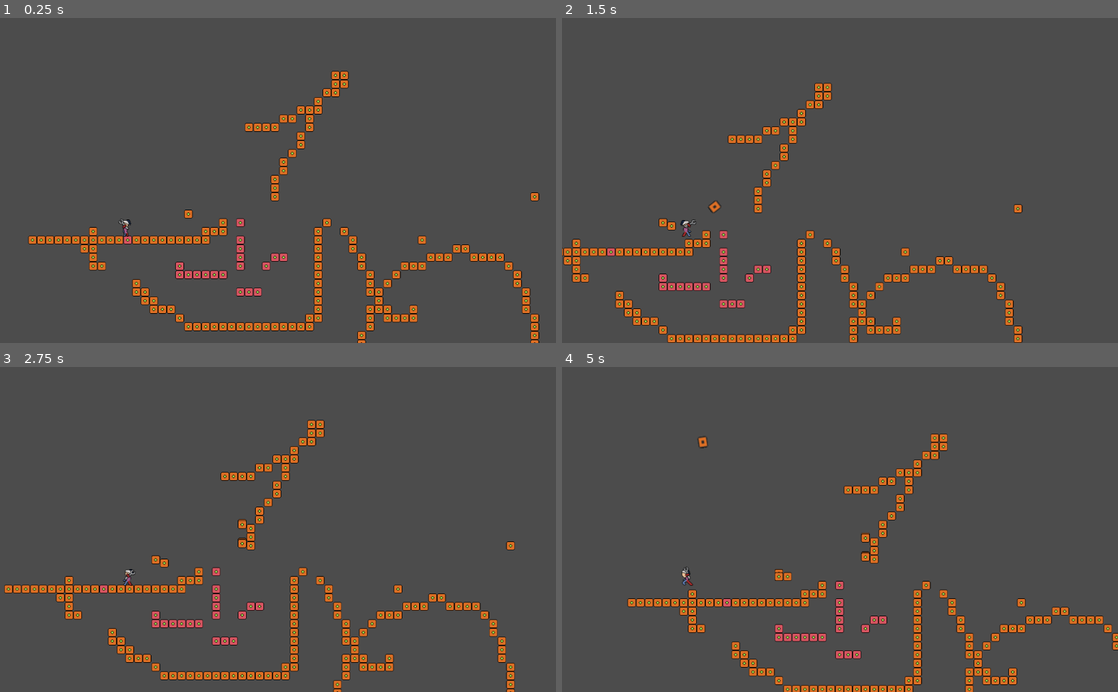
Above: before the commit, frames 1-4 (two rows, left to right).
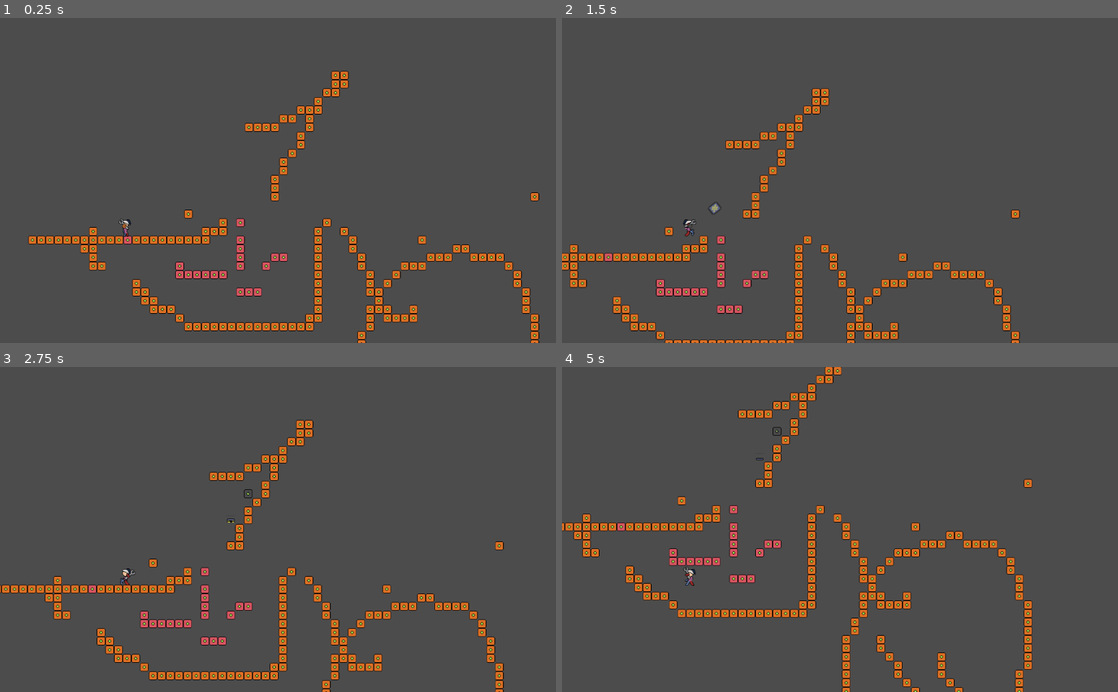
Above: after the commit, the same moments.

Repository: Hoyoll/unnamed-game
Game: Godot game, scene res://assets/scene/Main.tscn
Same seed, same stepped clock (60 frames per second), same inputs: the game is played once before the commit and once after it. The project has no main scene, so this scene is started directly.
Inputs (mouse positions are in pixels of both pictures, inside the frame that each line leads up to):
- Up to frame 1 (0.25 s): no input
- Up to frame 2 (1.5 s): tap Enter at 0.5 s; move the mouse to (962, 164) at 0.52 s; hold Up (ui_up) 0.53-1.28 s; hold Right (ui_right) from 0.53 s (still down); click (962, 164) at 0.67 s; move the mouse to (728, 196) at 1.27 s; tap Up (ui_up) at 1.35 s; click (728, 196) at 1.42 s
- Up to frame 3 (2.75 s): tap Up (ui_up) at 1.52, 1.82 s; move the mouse to (333, 458) at 2.02 s; release Right (ui_right) at 2.03 s; hold Left (ui_left) from 2.03 s (still down); hold Up (ui_up) from 2.03 s (still down); click (333, 458) at 2.17 s
- Up to frame 4 (5 s): move the mouse to (812, 594) at 2.77 s; release Left (ui_left) at 2.78 s; release Up (ui_up) at 2.78 s; hold Right (ui_right) 2.78-4.28 s; tap Up (ui_up) at 2.85, 3.02, 3.32, 4.35, 4.52, 4.82 s; click (812, 594) at 2.92 s; move the mouse to (1006, 578) at 3.52 s; hold Up (ui_up) 3.53-4.28 s; click (1006, 578) at 3.67 s; move the mouse to (673, 480) at 4.27 s; hold Left (ui_left) from 4.28 s (still down); click (673, 480) at 4.42 s

The runs differ from the first frame. In frame 1, less than 0.1% of the frame differs, in the area x 22-23%, y 63-65%; in frame 2, 8.1%; in frame 3, 9.4%; in frame 4, 13%, in the area x 0-100%, y 0-100%.

Commit message:
inventory done!

Diff:
--- a/assets/scene/Brick/Brick.tscn
+++ b/assets/scene/Brick/Brick.tscn
@@ -1,8 +1,9 @@
-[gd_scene load_steps=7 format=2]
+[gd_scene load_steps=25 format=2]
 
 [ext_resource path="res://assets/script/Tile/Brick.gd" type="Script" id=1]
 [ext_resource path="res://assets/sprite/Proto/MC sketch3.png" type="Texture" id=2]
 [ext_resource path="res://assets/script/Tile/Coll.gd" type="Script" id=3]
+[ext_resource path="res://assets/sprite/Proto/Block/blocks proto1.png" type="Texture" id=4]
 
 [sub_resource type="RectangleShape2D" id=3]
 
@@ -11,11 +12,111 @@
 atlas = ExtResource( 2 )
 region = Rect2( 64, 32, 16, 16 )
 
+[sub_resource type="AtlasTexture" id=4]
+flags = 4
+atlas = ExtResource( 4 )
+region = Rect2( 16, 48, 16, 16 )
+
+[sub_resource type="AtlasTexture" id=9]
+flags = 4
+atlas = ExtResource( 4 )
+region = Rect2( 32, 48, 16, 16 )
+
+[sub_resource type="AtlasTexture" id=10]
+flags = 4
+atlas = ExtResource( 4 )
+region = Rect2( 48, 48, 16, 16 )
+
+[sub_resource type="AtlasTexture" id=15]
+flags = 4
+atlas = ExtResource( 4 )
+region = Rect2( 64, 48, 16, 16 )
+
+[sub_resource type="AtlasTexture" id=11]
+flags = 4
+atlas = ExtResource( 4 )
+region = Rect2( 64, 48, 16, 16 )
+
+[sub_resource type="AtlasTexture" id=14]
+flags = 4
+atlas = ExtResource( 4 )
+region = Rect2( 48, 48, 16, 16 )
+
+[sub_resource type="AtlasTexture" id=13]
+flags = 4
+atlas = ExtResource( 4 )
+region = Rect2( 32, 48, 16, 16 )
+
+[sub_resource type="AtlasTexture" id=12]
+flags = 4
+atlas = ExtResource( 4 )
+region = Rect2( 16, 48, 16, 16 )
+
+[sub_resource type="AtlasTexture" id=5]
+flags = 4
+atlas = ExtResource( 4 )
+region = Rect2( 16, 48, 16, 16 )
+
+[sub_resource type="AtlasTexture" id=6]
+flags = 4
+atlas = ExtResource( 4 )
+region = Rect2( 32, 48, 16, 16 )
+
+[sub_resource type="AtlasTexture" id=7]
+flags = 4
+atlas = ExtResource( 4 )
+region = Rect2( 48, 48, 16, 16 )
+
+[sub_resource type="AtlasTexture" id=8]
+flags = 4
+atlas = ExtResource( 4 )
+region = Rect2( 64, 48, 16, 16 )
+
+[sub_resource type="AtlasTexture" id=16]
+flags = 4
+atlas = ExtResource( 4 )
+region = Rect2( 16, 0, 16, 16 )
+
+[sub_resource type="AtlasTexture" id=17]
+flags = 4
+atlas = ExtResource( 4 )
+region = Rect2( 32, 0, 16, 16 )
+
+[sub_resource type="AtlasTexture" id=18]
+flags = 4
+atlas = ExtResource( 4 )
+region = Rect2( 48, 0, 16, 16 )
+
+[sub_resource type="AtlasTexture" id=19]
+flags = 4
+atlas = ExtResource( 4 )
+region = Rect2( 64, 0, 16, 16 )
+
+[sub_resource type="AtlasTexture" id=20]
+flags = 4
+atlas = ExtResource( 4 )
+region = Rect2( 80, 0, 16, 16 )
+
 [sub_resource type="SpriteFrames" id=2]
 animations = [ {
 "frames": [ SubResource( 1 ) ],
 "loop": true,
 "name": "idle",
+"speed": 5.0
+}, {
+"frames": [ SubResource( 4 ), SubResource( 9 ), SubResource( 10 ), SubResource( 15 ), SubResource( 11 ), SubResource( 14 ), SubResource( 13 ), SubResource( 12 ) ],
+"loop": true,
+"name": "spring_idle",
+"speed": 5.0
+}, {
+"frames": [ SubResource( 5 ), SubResource( 6 ), SubResource( 7 ), SubResource( 8 ) ],
+"loop": true,
+"name": "spring_up",
+"speed": 4.0
+}, {
+"frames": [ SubResource( 16 ), SubResource( 17 ), SubResource( 18 ), SubResource( 19 ), SubResource( 20 ) ],
+"loop": true,
+"name": "temp",
 "speed": 5.0
 } ]
 
@@ -34,4 +135,4 @@
 
 [node name="AnimatedSprite" type="AnimatedSprite" parent="."]
 frames = SubResource( 2 )
-animation = "idle"
+animation = "temp"
--- a/assets/scene/Player/Bullet.tscn
+++ b/assets/scene/Player/Bullet.tscn
@@ -1,6 +1,6 @@
-[gd_scene load_steps=6 format=2]
+[gd_scene load_steps=8 format=2]
 
-[ext_resource path="res://assets/sprite/Proto/MC sketch3.png" type="Texture" id=1]
+[ext_resource path="res://assets/sprite/Proto/Block/blocks proto1.png" type="Texture" id=1]
 [ext_resource path="res://assets/script/Player/Bullet.gd" type="Script" id=2]
 
 [sub_resource type="RectangleShape2D" id=9]
@@ -8,13 +8,33 @@
 [sub_resource type="AtlasTexture" id=10]
 flags = 4
 atlas = ExtResource( 1 )
-region = Rect2( 48, 32, 8, 8 )
+region = Rect2( 0, 16, 8, 8 )
+
+[sub_resource type="AtlasTexture" id=11]
+flags = 4
+atlas = ExtResource( 1 )
+region = Rect2( 0, 32, 8, 8 )
+
+[sub_resource type="AtlasTexture" id=12]
+flags = 4
+atlas = ExtResource( 1 )
+region = Rect2( 0, 0, 8, 8 )
 
 [sub_resource type="SpriteFrames" id=6]
 animations = [ {
 "frames": [ SubResource( 10 ) ],
 "loop": true,
-"name": "idle",
+"name": "0",
+"speed": 5.0
+}, {
+"frames": [ SubResource( 11 ) ],
+"loop": true,
+"name": "1",
+"speed": 5.0
+}, {
+"frames": [ SubResource( 12 ) ],
+"loop": true,
+"name": "2",
 "speed": 5.0
 } ]
 
@@ -31,4 +51,4 @@
 position = Vector2( 0.353143, -1.24413 )
 scale = Vector2( 0.971071, 1.27868 )
 frames = SubResource( 6 )
-animation = "idle"
+animation = "2"
--- a/assets/scene/Player/Player.tscn
+++ b/assets/scene/Player/Player.tscn
@@ -1,6 +1,7 @@
-[gd_scene load_steps=12 format=2]
+[gd_scene load_steps=17 format=2]
 
 [ext_resource path="res://assets/sprite/Proto/MC sketch3b.png" type="Texture" id=1]
+[ext_resource path="res://assets/sprite/Proto/Block/blocks proto1.png" type="Texture" id=2]
 [ext_resource path="res://assets/script/Player/Player.gd" type="Script" id=3]
 [ext_resource path="res://assets/script/Player/Wrench.gd" type="Script" id=4]
 
@@ -58,6 +59,44 @@
 "speed": 5.0
 } ]
 
+[sub_resource type="AtlasTexture" id=23]
+flags = 4
+atlas = ExtResource( 2 )
+region = Rect2( 0, 16, 8, 8 )
+
+[sub_resource type="AtlasTexture" id=24]
+flags = 4
+atlas = ExtResource( 2 )
+region = Rect2( 0, 32, 8, 8 )
+
+[sub_resource type="AtlasTexture" id=25]
+flags = 4
+atlas = ExtResource( 2 )
+region = Rect2( 0, 0, 8, 8 )
+
+[sub_resource type="SpriteFrames" id=22]
+animations = [ {
+"frames": [ SubResource( 23 ) ],
+"loop": true,
+"name": "0",
+"speed": 5.0
+}, {
+"frames": [ SubResource( 24 ) ],
+"loop": true,
+"name": "1",
+"speed": 5.0
+}, {
+"frames": [ SubResource( 25 ) ],
+"loop": true,
+"name": "2",
+"speed": 5.0
+}, {
+"frames": [  ],
+"loop": true,
+"name": "empty",
+"speed": 5.0
+} ]
+
 [node name="Player" type="KinematicBody2D"]
 position = Vector2( 241, 399 )
 script = ExtResource( 3 )
@@ -78,7 +117,7 @@
 position = Vector2( 4, 19 )
 script = ExtResource( 4 )
 aim_line_length = 83
-aim_line_width = 1.0
+aim_line_width = 3.0
 
 [node name="Position2D" type="Position2D" parent="Wrench"]
 
@@ -86,3 +125,9 @@
 position = Vector2( 2, -2 )
 frames = SubResource( 16 )
 animation = "idle"
+
+[node name="BulletBall" type="AnimatedSprite" parent="Wrench"]
+position = Vector2( 3.8147e-06, -0.99999 )
+scale = Vector2( 0.937497, 0.937502 )
+frames = SubResource( 22 )
+animation = "2"
--- a/assets/script/Player/Bullet.gd
+++ b/assets/script/Player/Bullet.gd
@@ -1,7 +1,7 @@
 extends KinematicBody2D
 
 onready var BRICK_INST = preload("res://assets/scene/Brick/Brick.tscn")
-
+onready var texture = $Texture
 export var direction := Vector2.ZERO
 export var BULLET_TYPE = 0
 var velocity = Vector2.ZERO
@@ -9,7 +9,7 @@
 var speed = 750
 
 func _physics_process(delta):
-	$Texture.play("idle")
+	anim_bullet()
 	velocity.y += gravity * delta
 	position += direction * speed * delta
 	rotation = direction.angle()
@@ -18,6 +18,14 @@
 	if not get_viewport_rect().has_point(global_position):
 	   queue_free()
 
+func anim_bullet():
+	match BULLET_TYPE:
+		0:
+			texture.play("0")
+		1:
+			texture.play("1")
+		2:
+			texture.play("2")
 # need works! still buggy!
 func place_tile():
 	var count = get_slide_count()
@@ -29,28 +37,8 @@
 		if collider is TileMap:
 			var tilemap = collider as TileMap
 			var brick = BRICK_INST.instance()
+			brick.BRICK_TYPE = BULLET_TYPE
 			get_parent().add_child(brick)
 			var adjusted_hit_pos = hit_pos + Vector2(-tilemap.cell_size.x / 2, -tilemap.cell_size.y / 2)
-
 			brick.global_position = adjusted_hit_pos
-
-			#var cell = tilemap.world_to_map(c)
-			#print("Hit TileMap at cell: ", cell, " (world pos: ", hit_pos, ")")
-			#tilemap.set_cellv(cell, -1)
-			#tilemap.set_cellv(cell, 0)
 			queue_free()
-#			var offsets = [
-#				Vector2(0, 0),   # hit cell
-#				Vector2(-1, 0),  # left
-#				Vector2(0, -1),  # above
-#				Vector2(1, 0),   # right
-#				#Vector2(0, 1)    # below
-#			]
-#
-#			for offset in offsets:
-#				var check_cell = cell + offset
-#				if tilemap.get_cellv(check_cell) != -1:
-#					continue
-#				else:
-#					tilemap.set_cellv(check_cell, 0)
-#					print("Placed tile at:", check_cell)
--- /dev/null
+++ b/assets/script/Player/Inventory.gd
@@ -0,0 +1,16 @@
+extends HBoxContainer
+
+
+# Declare member variables here. Examples:
+# var a = 2
+# var b = "text"
+
+
+# Called when the node enters the scene tree for the first time.
+func _ready():
+	pass # Replace with function body.
+
+
+# Called every frame. 'delta' is the elapsed time since the previous frame.
+#func _process(delta):
+#	pass
--- a/assets/script/Player/Player.gd
+++ b/assets/script/Player/Player.gd
@@ -3,13 +3,12 @@
 onready var player_sprite = $AnimatedSprite
 onready var wrench_sprite = $Wrench/AnimatedSprite
 # Movement variables
-var brick = preload("res://assets/scene/Brick/Brick.tscn")
 var velocity = Vector2()
 var speed = 250
 var PLAYER_DIR = Direction.LEFT
 # Gravity settings
 var gravity = 1200  # Pixels per second squared
-var jump_force = -80
+var jump_force = -120
 const JUMP_MOD = 3
 var JUMP_BUFF := 3.0
 enum Player {
@@ -18,6 +17,7 @@
 	BUFFERING = -3,
 	FALLING = -4,
 	JUMPING = -5,
+	BOUNCE = -6
 }
 enum Direction {
 	RIGHT = 100,
@@ -25,24 +25,15 @@
 }
 
 func _ready():
-	var brscn = brick.instance()
-	brscn.connect("bounce_stepped", self, "jump")
 	Input.set_mouse_mode(Input.MOUSE_MODE_HIDDEN)
 
-func jump():
-	velocity.y = jump_force * 3
-	print("here!")
 
 func _physics_process(delta):
 	#this is gravity
 	velocity.y += gravity * delta
-#	velocity.x = 0
-	#if mouse_pos.y > global_position.y: #or mouse_pos.x < global_position.x:
-	#	wrench_sprite.flip_v = true
-	#else:
-		#wrench_sprite.flip_v = false
 	handle_state(handle_io())
 	velocity = move_and_slide(velocity, Vector2.UP)
+	check_step()
 
 func flip():
 	player_sprite.flip_h = PLAYER_DIR == Direction.LEFT
@@ -64,10 +55,6 @@
 		io.append(Direction.LEFT)
 	else:
 		io.append(Player.IDLE)
-
-	# Ngambil apakah button lompat di tekan
-#	if Input.is_action_pressed("ui_up"):
-#		io.append(Player.BUFFERING)
 	if Input.is_action_just_pressed("ui_up"):
 		io.append(Player.JUMPING)
 	flip()
@@ -91,13 +78,20 @@
 		[true, Player.IDLE]:
 			$AnimatedSprite.play("idle")
 			velocity.x = 0
-		[true, _, Player.BUFFERING]:
-			if JUMP_BUFF < 5.0:
-				JUMP_BUFF += 0.5
-			#velocity.y = jump_force
 		[true, _, Player.JUMPING]:
 			velocity.y = jump_force * JUMP_BUFF
-#			JUMP_BUFF = 0.0
+		[true, _, Player.BOUNCE]:
+			velocity.y = jump_force * (JUMP_BUFF * 2)
 		_:
 			$AnimatedSprite.play("idle")
 			velocity.x = 0  # default fallback
+
+func check_step():
+	for i in range(get_slide_count()):
+		var coll = get_slide_collision(i)
+		if coll.normal != Vector2.UP:
+			continue
+		var colli = coll.collider
+		if colli is StaticBody2D:
+			if colli.has_method("on_player_stepped"):
+				handle_state(colli.on_player_stepped())
--- a/assets/script/Player/Wrench.gd
+++ b/assets/script/Player/Wrench.gd
@@ -7,12 +7,16 @@
 export var aim_line_length := 100
 export var aim_line_color := Color.red
 export var aim_line_width := 2.0
+var ammo = [0, 1, 2];
+var current_bull = 0
 
 func _ready():
+#	ammo.append_array([0,1,2])
 	update()  # Draw immediately
 
 func _process(_delta):
 	$AnimatedSprite.play("idle")
+	anim_bull()
 	#look_at(get_global_mouse_position())
 	var player_global_pos = get_parent().global_position
 	var mouse_pos = get_global_mouse_position()
@@ -26,23 +30,51 @@
 	global_position = player_global_pos + direction * 5
 
 
-#func _draw():
-#	var direction = (get_global_mouse_position() - global_position).normalized()
-#	var start_point = Vector2.ZERO
-#	var end_point = direction * aim_line_length
+func anim_bull():
+	var count = ammo.size()
+	if count == 0:
+		$BulletBall.play("empty")
+		return
+	match ammo[current_bull]:
+		0:
+			$BulletBall.play("0")
+		1:
+			$BulletBall.play("1")
+		2:
+			$BulletBall.play("2")
 
-#	draw_line(start_point, end_point, aim_line_color, aim_line_width)
+
+func cycle_item_bar(i: int):
+	var length = ammo.size()
+	print(length)
+	if current_bull + i < 0:
+		current_bull = length - 1
+	elif current_bull + i >= length:
+		current_bull = 0
+
 
 func _input(event):
 	if event is InputEventMouseButton and event.pressed and event.button_index == BUTTON_LEFT:
 		#print("here!")
 		shoot()
+	if event is InputEventMouseButton and event.pressed:
+		print("here!")
+		if event.button_index == BUTTON_WHEEL_UP:
+			cycle_item_bar(-1)
+		if event.button_index == BUTTON_WHEEL_DOWN:
+			cycle_item_bar(1)
+
 
 
 func shoot():
+	if ammo.size() == 0:
+		print("empty!")
+		return
 	var bullet = BulletScene.instance()
 	get_parent().get_parent().add_child(bullet)
 	var muzzle = $Position2D
+	bullet.BULLET_TYPE = ammo[current_bull]
+	ammo.remove(current_bull)
 	bullet.global_position = muzzle.global_position
 	var dir = (get_global_mouse_position() - muzzle.global_position).normalized()
 	bullet.direction = dir
--- a/assets/script/Tile/Brick.gd
+++ b/assets/script/Tile/Brick.gd
@@ -1,31 +1,49 @@
 extends StaticBody2D
 
+
+onready var texture = $AnimatedSprite
 # Called when the node enters the scene tree for the first time.
 enum TYPE {
-	DEF = -1,
-	BOUNCE = -2,
-	TEMP = -3
+	DEF = 0,
+	BOUNCE = 1,
+	TEMP = 2
 }
+
 signal bounce_stepped
 
 export var BRICK_TYPE = TYPE.BOUNCE
 #export var DESTROY = false
-export var PLAYER_STEPPED = false
+#export var PLAYER_STEPPED = false
+export var EMIT = false
 
-func _process(_delta):
-	behaviour()
+func _process(delta):
+	behaviour(delta)
 
-func behaviour():
-	if not PLAYER_STEPPED:
-		return
+
+func on_player_stepped() -> Array:
+	match BRICK_TYPE:
+		TYPE.BOUNCE:
+			return [true, 100, -6]
+		_:
+			return []
+	#print("Player stepped on this brick!")
+func behaviour(delta):
+	#if not PLAYER_STEPPED:
+	#	return
 	match BRICK_TYPE:
 		TYPE.DEF:
+			texture.play("idle")
 			pass
 		TYPE.BOUNCE:
-			emit_signal("bounce_stepped")
-			print("stepped!")
+			texture.play("spring_idle")
 			pass
 		TYPE.TEMP:
+			var limit = 10
+			var time = 0
+			if time >= limit:
+				queue_free()
+			time += delta
+			texture.play("temp")
 			pass
 
 
--- a/assets/script/Tile/Coll.gd
+++ b/assets/script/Tile/Coll.gd
@@ -4,7 +4,7 @@
 # Declare member variables here. Examples:
 # var a = 2
 # var b = "text"
-
+#signal bounce_stepped
 
 # Called when the
 func _ready():
@@ -14,8 +14,12 @@
 
 func _on_body_entered(body):
 	if body.name == "Player":
-		get_parent().PLAYER_STEPPED = true
-		print("body stepped!")
+		var parent = get_parent()
+		match parent.BRICK_TYPE:
+				1:
+					parent.emit_signal("bounce_stepped")
+					#print("body stepped")
+#				emit_signal("bounce_stepped")
 
 
 # Called every frame. 'delta' is the elapsed time since the previous frame.
Binary file added: assets/sprite/Proto/Block/blocks proto1.png
Not shown, added: assets/sprite/Proto/Block/blocks proto1.png.import
Binary file added: assets/sprite/Proto/Player/MC anim proto.png
Not shown, added: assets/sprite/Proto/Player/MC anim proto.png.import
Not shown, added: assets/sprite/Proto/Player/MC anim proto.7z
